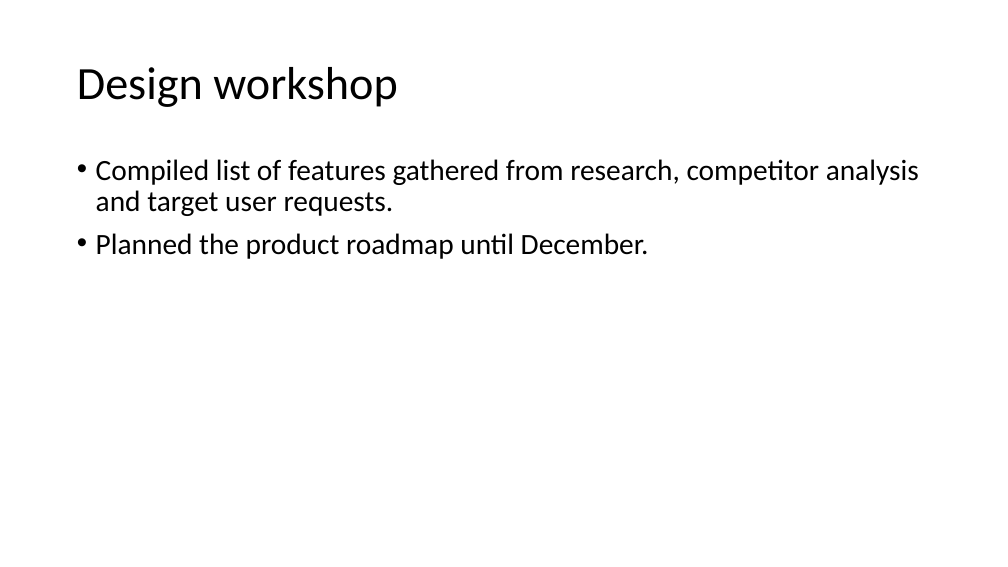
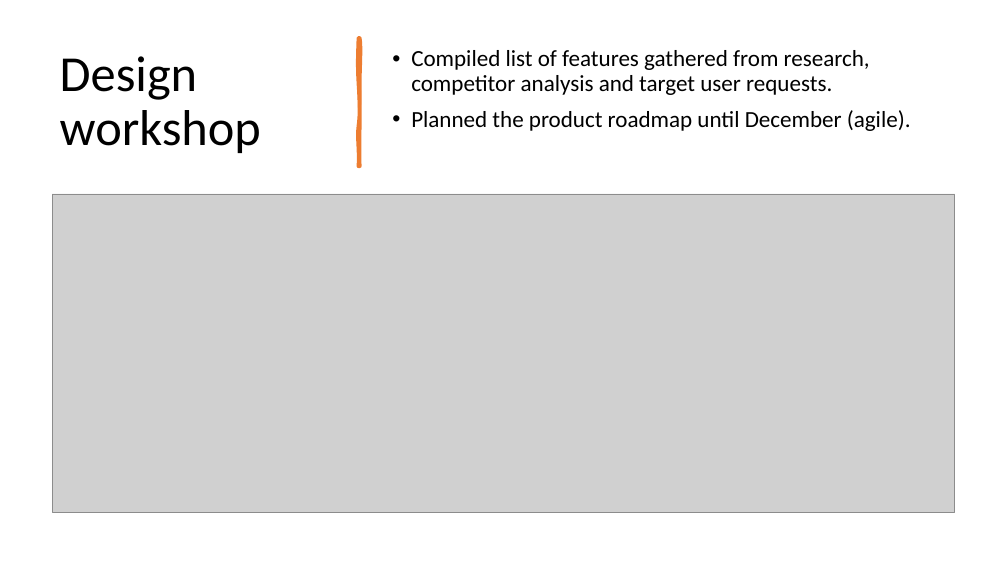
Before and after one commit to SeanMcCrossanTUD/TUD-Group-Project, a slide deck: slide 8 of Project supporting Artifacts/Friday Presentations/201023_friday_presentation.pptx. Drawn at 1008x567 pixels with LibreOffice and Linux fonts; fonts in the diff are those of the drawing; grey boxes stand for pictures. Boxes give left, top, right and bottom in pixels: in the first picture for what was removed or moved away, otherwise in the second. Text is boxed around its words. In the diff, an @@ line names an element or a change of style, - is before the commit and + after.

```diff
--- a/Project supporting Artifacts/Friday Presentations/201023_friday_presentation.pptx
+++ b/Project supporting Artifacts/Friday Presentations/201023_friday_presentation.pptx
@@ title "Design workshop" moved from (x1=77, y1=67, x2=398, y2=107) to (x1=60, y1=56, x2=261, y2=153) @@
@@ title "Design workshop" at (x1=60, y1=56, x2=261, y2=153): size 44 to 48 pt @@
@@ freeform shape added at (x1=358, y1=38, x2=360, y2=166), fill #ED7D31, outline #ED7D31 3.25 pt @@
@@ text "Compiled list of features gathered ..." moved from (x1=96, y1=159, x2=919, y2=259) to (x1=411, y1=50, x2=911, y2=131) @@
@@ text "Compiled list of features gathered ..." at (x1=411, y1=50, x2=911, y2=131): vertical alignment top to middle @@
@@ text at (x1=411, y1=50, x2=870, y2=95): size 28 to 22 pt in "Compiled list of features gathered from research, ..." @@
@@ text at (x1=411, y1=110, x2=911, y2=131): text changed; size 28 to 22 pt @@
-• Planned the product roadmap until December.
+• Planned the product roadmap until December (agile).
@@ picture added at (x1=52, y1=194, x2=955, y2=513) @@
```
Also in this commit, not shown: 5 other slides changed, 1 slide added, 1 slide removed, 1 other file.
